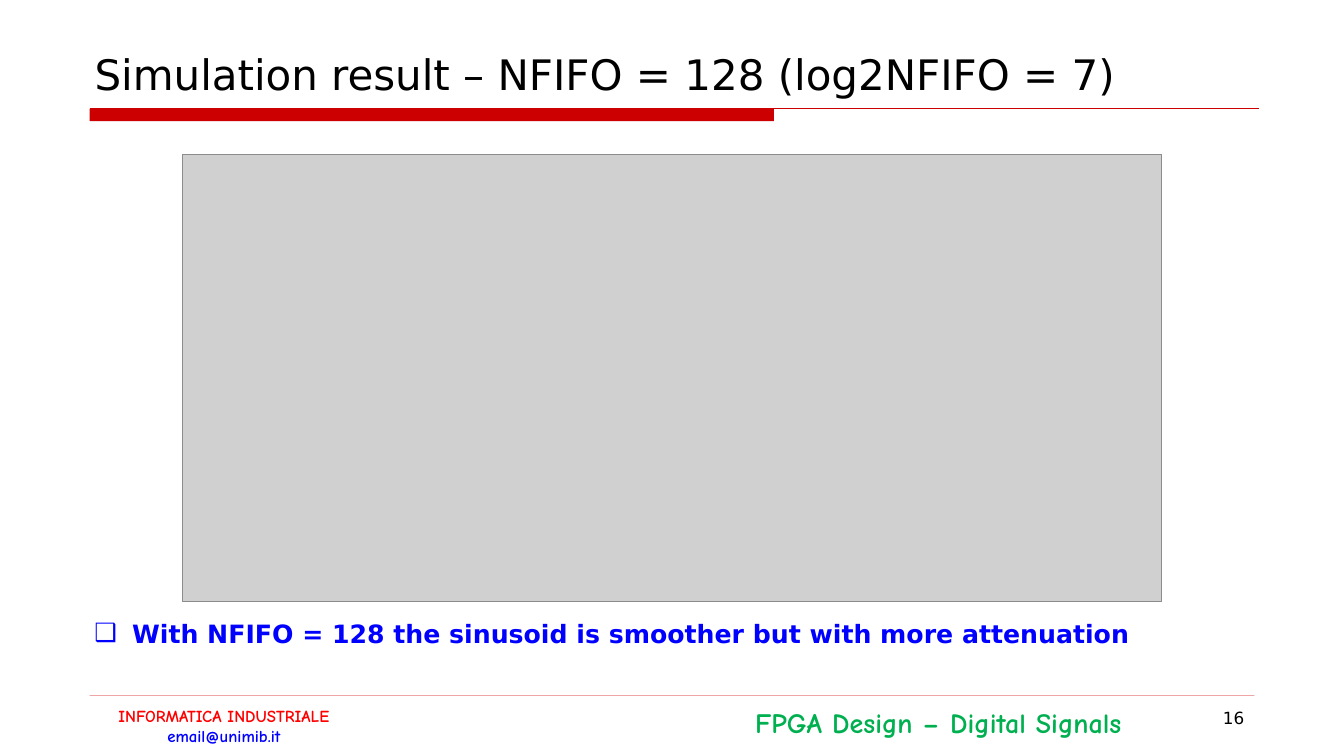
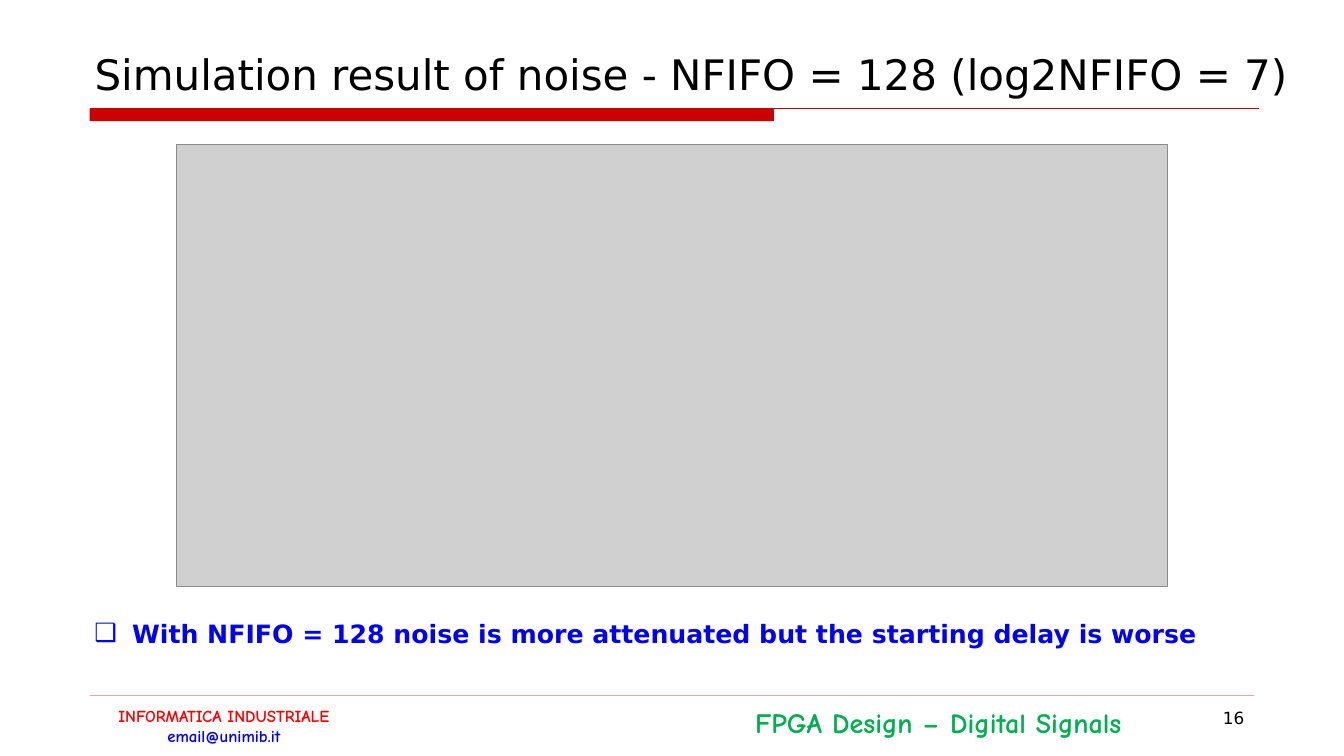
Before and after one commit to LorenzoPinaUnimib/InformaticaIndustriale, a slide deck: slide 16 of Documentazione.pptx. Drawn at 1344x756 pixels with LibreOffice and Linux fonts; fonts in the diff are those of the drawing; grey boxes stand for pictures; background and template pictures are left out. Boxes give left, top, right and bottom in pixels: in the first picture for what was removed or moved away, otherwise in the second. Text is boxed around its words. In the diff, an @@ line names an element or a change of style, - is before the commit and + after.

```diff
--- a/Documentazione.pptx
+++ b/Documentazione.pptx
@@ title at box(95, 58, 1287, 99): text changed @@
-Simulation result – NFIFO = 128 (log2NFIFO = 7)
+Simulation result of noise - NFIFO = 128 (log2NFIFO = 7)
@@ picture: place and size @@
-picture at box(182, 154, 1163, 602)
+picture at box(176, 145, 1168, 587)
@@ text at box(132, 624, 1196, 649): text changed @@
-❑ With NFIFO = 128 the sinusoid is smoother but with more attenuation
+❑ With NFIFO = 128 noise is more attenuated but the starting delay is worse
```
Also in this commit, not shown: 11 other slides changed, 2 slides added, 2 slides removed, 1 other file.
